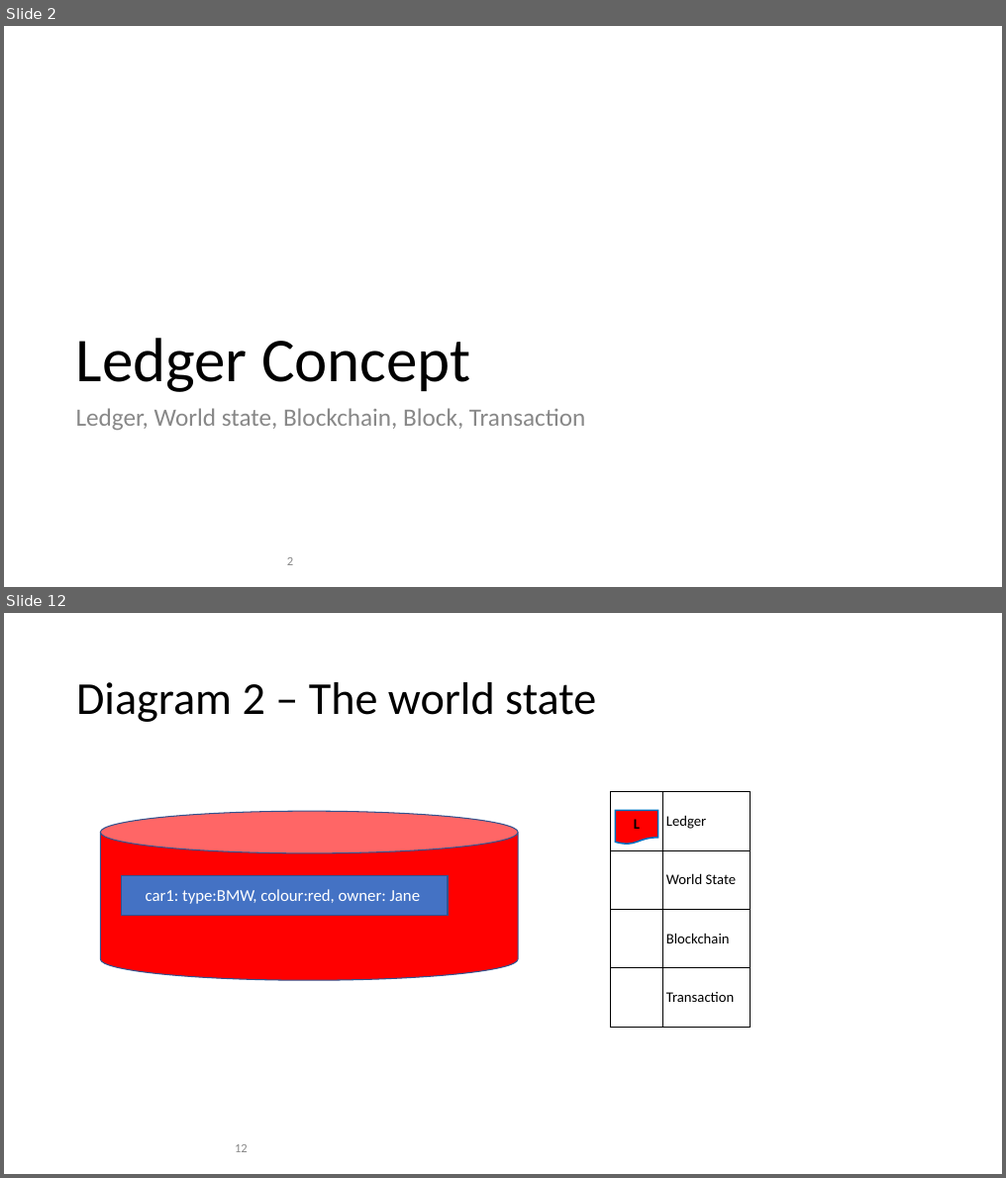
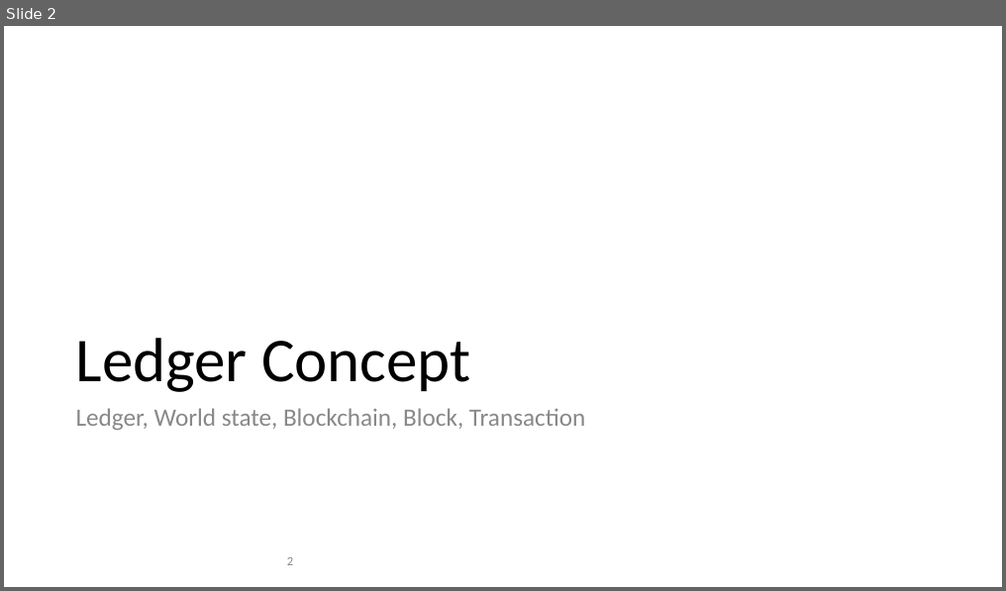
Before and after one commit to hyperledger/fabric, a slide deck: docs/source/diagrams/diagrams.pptx. Shown one above the other, each under a label of ours: slides 2 and 12 before the commit, slide 2 after it; the slides between them are not shown. The pictures are 1006x1178 and 1006x591 pixels, drawn with LibreOffice and Linux fonts; fonts in the diff are those of the drawing. Boxes give left, top, right and bottom in pixels: in the first picture for what was removed or moved away, otherwise in the second. Text is boxed around its words. In the diff, an @@ line names an element or a change of style, - is before the commit and + after.

Commit message:
FAB-9388: Blockchain Network concept topic
Added links to glossary terms.
Final edits in preparation for +2 review.

```diff
--- a/docs/source/diagrams/diagrams.pptx
+++ b/docs/source/diagrams/diagrams.pptx
@@ slide 12 removed at (x1=4, y1=613, x2=1002, y2=1174), background #FFFFFF @@
@@ title removed at (x1=76, y1=682, x2=596, y2=722) @@
-Diagram 2 – The world state
@@ freeform shape removed at (x1=101, y1=811, x2=519, y2=980) @@
@@ ellipse removed at (x1=101, y1=811, x2=519, y2=854) @@
@@ freeform shape removed at (x1=101, y1=811, x2=519, y2=980) @@
@@ table removed at (x1=611, y1=792, x2=750, y2=1028), 4 rows, 2 columns @@
- | Ledger
- | World State
- | Blockchain
- | Transaction
@@ freeform shape removed at (x1=616, y1=811, x2=658, y2=845) @@
@@ text removed at (x1=634, y1=819, x2=640, y2=829) @@
-L
@@ rectangle removed at (x1=122, y1=875, x2=448, y2=916) @@
@@ text removed at (x1=146, y1=889, x2=420, y2=904) @@
-car1: type:BMW, colour:red, owner: Jane
@@ page number removed at (x1=235, y1=1145, x2=248, y2=1153) @@
-12
```
Also in this commit, not shown: 6 slides changed, 17 slides added, 18 other slides removed, 17 other files.
